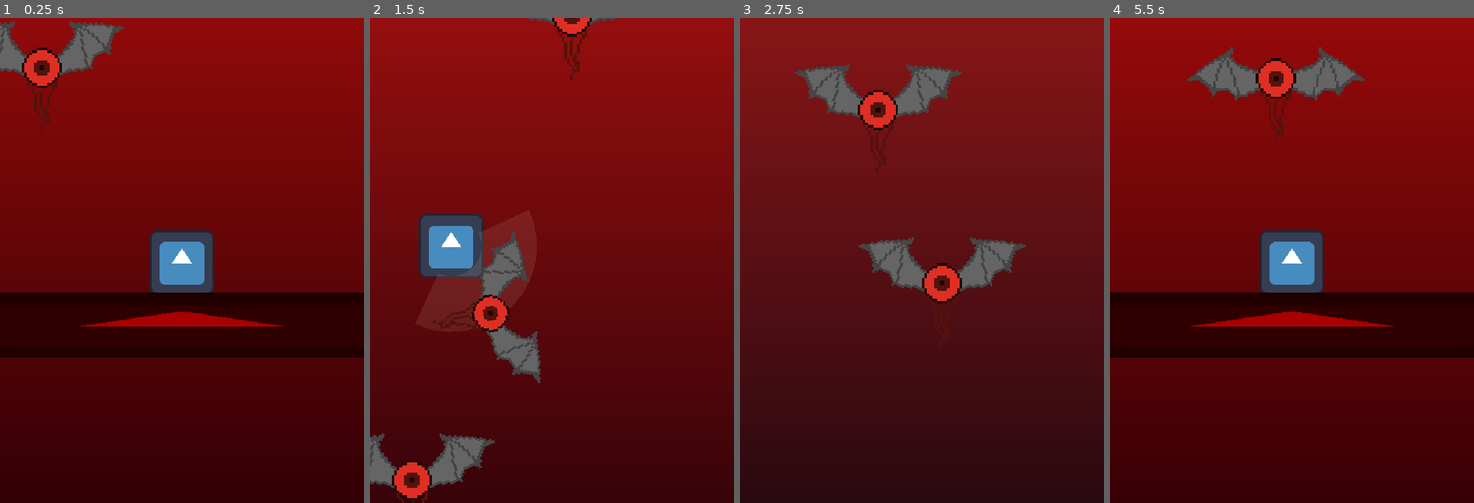
Above: before the commit, frames 1-4 (left to right).
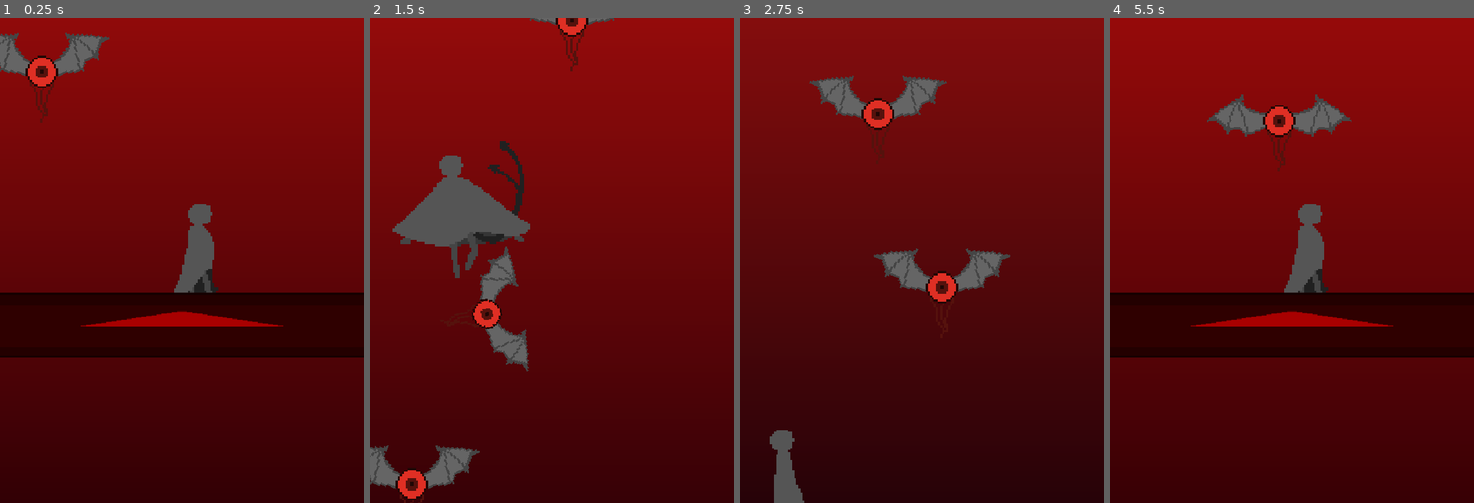
Above: after the commit, the same moments.

Repository: Lucas-Coutinho-Cunha/Gamejam-6hrs
Game: Godot game, scene res://scenes/map.tscn
Same seed, same stepped clock (60 frames per second), same inputs: the game is played once before the commit and once after it. The engine's default icon, where the game draws it, is replaced by a stand-in: a white triangle on a blue panel in a dark square.
Inputs (mouse positions are in pixels of both pictures, inside the frame that each line leads up to):
- Up to frame 1 (0.25 s): no input
- Up to frame 2 (1.5 s): move the mouse to (632, 236) at 0.52 s; hold D (right) from 0.53 s (still down); tap Space (attack) at 0.6, 1.35 s; move the mouse to (479, 284) at 1.27 s
- Up to frame 3 (2.75 s): move the mouse to (958, 153) at 2.02 s; release D (right) at 2.03 s; hold A (left) from 2.03 s (still down); tap W (bounce) at 2.1 s; tap Space (attack) at 2.3 s
- Up to frame 4 (5.5 s): move the mouse to (1273, 357) at 2.77 s; release A (left) at 2.78 s; hold D (right) 2.78-4.28 s; click (1273, 357) at 2.85 s; tap Space (attack) at 3.05, 3.6, 4.35, 5.3 s; move the mouse to (1401, 333) at 3.52 s; move the mouse to (1182, 187) at 4.27 s; hold A (left) 4.28-5.03 s; move the mouse to (1310, 260) at 5.02 s; hold D (right) from 5.03 s (still down); tap W (bounce) at 5.1 s

The runs differ from the first frame. In frame 1, 4.0% of the frame differs, in the area x 0-60%, y 0-57%; in frame 2, 10%, in the area x 0-70%, y 0-100%; in frame 3, 4.5%; in frame 4, 7.2%.

Commit message:
player anims

Diff:
--- a/scenes/enemy.tscn
+++ b/scenes/enemy.tscn
@@ -30,30 +30,31 @@
 [node name="Node2D" type="Node2D" parent="." unique_id=723936630]
 
 [node name="WingL" type="Sprite2D" parent="Node2D" unique_id=47695021]
-position = Vector2(-15.999994, -55.999992)
-scale = Vector2(5, 5)
+position = Vector2(-16, -47.999992)
+scale = Vector2(4, 4)
 texture = ExtResource("3_nenq2")
 offset = Vector2(-16, 0)
 
 [node name="WingR" type="Sprite2D" parent="Node2D" unique_id=616823498]
-position = Vector2(15.999985, -55.999992)
-scale = Vector2(5, 5)
+position = Vector2(15.999985, -47.999992)
+scale = Vector2(4, 4)
 texture = ExtResource("4_md484")
 offset = Vector2(16, 0)
 
 [node name="Body" type="Sprite2D" parent="Node2D" unique_id=1044585622]
 material = SubResource("ShaderMaterial_44saq")
-scale = Vector2(5, 5)
+scale = Vector2(4, 4)
 texture = ExtResource("3_5uy6h")
 
 [node name="Helmet" type="Sprite2D" parent="Node2D" unique_id=960834055]
-position = Vector2(0, -39.999992)
-scale = Vector2(5, 5)
+position = Vector2(0, -31.999992)
+scale = Vector2(4, 4)
 texture = ExtResource("6_ipns3")
 
 [node name="Spikes" type="Sprite2D" parent="Node2D" unique_id=1507997599]
-position = Vector2(0, -87.99999)
-scale = Vector2(5, 5)
+position = Vector2(0, -71.99999)
+scale = Vector2(4, 4)
 texture = ExtResource("7_8qclf")
 
 [node name="Claws" type="Sprite2D" parent="Node2D" unique_id=1116888346]
+scale = Vector2(4, 4)
--- a/scenes/map.tscn
+++ b/scenes/map.tscn
@@ -29,7 +29,6 @@
 max_fall_distance = 800.0
 lose_font = ExtResource("2_jh32y")
 background = NodePath("CanvasLayer/ColorRect")
-map_height = 10000.0
 enemy_spacing = 450.0
 spawn_min_x = -296.0
 spawn_max_x = 296.0
--- a/scenes/player.tscn
+++ b/scenes/player.tscn
@@ -1,14 +1,64 @@
 [gd_scene format=3 uid="uid://be8qbmt0fe144"]
 
 [ext_resource type="Script" uid="uid://dymxf0txidqa8" path="res://scripts/player.gd" id="1_3vyb7"]
-[ext_resource type="Texture2D" uid="uid://4q335xxs2p" path="res://icon.svg" id="2_g2els"]
+[ext_resource type="Texture2D" uid="uid://dnj8je5v621kw" path="res://sprites/player4.png" id="2_3v2ag"]
+[ext_resource type="Texture2D" uid="uid://fyuwb22rx717" path="res://sprites/player5.png" id="3_jej6c"]
 [ext_resource type="AudioStream" uid="uid://dx2vgduklmjbu" path="res://audio/attack.wav" id="3_tuyoq"]
+[ext_resource type="Texture2D" uid="uid://c3861apxpt1af" path="res://sprites/player6.png" id="4_f1ej7"]
+[ext_resource type="Texture2D" uid="uid://hg8gw2jc82q7" path="res://sprites/player7.png" id="5_oprun"]
 [ext_resource type="AudioStream" uid="uid://dhee5q7xr2ofd" path="res://audio/jump.wav" id="5_smehm"]
+[ext_resource type="Texture2D" uid="uid://daf8ktglw1jnv" path="res://sprites/player3.png" id="6_a8ls1"]
 [ext_resource type="AudioStream" uid="uid://cqodr7ubb13mu" path="res://audio/Ride of the Valkyries.mp3" id="6_tuyoq"]
 [ext_resource type="AudioStream" uid="uid://b22njy5vvcubf" path="res://audio/kill.wav" id="6_ur7pv"]
+[ext_resource type="Texture2D" uid="uid://0con5ma7f3j0" path="res://sprites/player1.png" id="7_qfm1y"]
+[ext_resource type="Texture2D" uid="uid://ddxuct63ybiav" path="res://sprites/player2.png" id="8_fulsm"]
 
 [sub_resource type="RectangleShape2D" id="RectangleShape2D_g2els"]
 size = Vector2(128, 128)
+
+[sub_resource type="SpriteFrames" id="SpriteFrames_44saq"]
+animations = [{
+"frames": [{
+"duration": 1.0,
+"texture": ExtResource("2_3v2ag")
+}, {
+"duration": 1.0,
+"texture": ExtResource("3_jej6c")
+}, {
+"duration": 1.0,
+"texture": ExtResource("4_f1ej7")
+}, {
+"duration": 1.0,
+"texture": ExtResource("5_oprun")
+}],
+"loop": 0,
+"name": &"attack",
+"speed": 15.0
+}, {
+"frames": [{
+"duration": 1.0,
+"texture": ExtResource("6_a8ls1")
+}],
+"loop": 0,
+"name": &"falling",
+"speed": 5.0
+}, {
+"frames": [{
+"duration": 1.0,
+"texture": ExtResource("7_qfm1y")
+}],
+"loop": 0,
+"name": &"idle",
+"speed": 5.0
+}, {
+"frames": [{
+"duration": 1.0,
+"texture": ExtResource("8_fulsm")
+}],
+"loop": 0,
+"name": &"rising",
+"speed": 5.0
+}]
 
 [sub_resource type="CircleShape2D" id="CircleShape2D_nakos"]
 radius = 96.0
@@ -20,8 +70,13 @@
 [node name="Collision" type="CollisionShape2D" parent="." unique_id=893380359]
 shape = SubResource("RectangleShape2D_g2els")
 
-[node name="Sprite2D" type="Sprite2D" parent="." unique_id=866408501]
-texture = ExtResource("2_g2els")
+[node name="Anim" type="AnimatedSprite2D" parent="." unique_id=1718457993]
+scale = Vector2(4, 4)
+sprite_frames = SubResource("SpriteFrames_44saq")
+animation = &"attack"
+autoplay = "idle"
+frame = 3
+frame_progress = 1.0
 
 [node name="Attack" type="AudioStreamPlayer" parent="." unique_id=323603500]
 stream = ExtResource("3_tuyoq")
@@ -45,6 +100,7 @@
 position = Vector2(0, 64)
 shape = SubResource("CircleShape2D_nakos")
 
-[node name="Swipe" type="Polygon2D" parent="AttackBox"]
+[node name="Swipe" type="Polygon2D" parent="AttackBox" unique_id=1091823267]
+visible = false
 color = Color(1, 0.95, 0.8, 0.85)
-polygon = PackedVector2Array(159.7, 58.1, 144.7, 89.2, 123.7, 116.7, 97.5, 139.3, 67.3, 156.1, 34.4, 166.5, 0.0, 170.0, -34.4, 166.5, -67.3, 156.1, -97.5, 139.3, -123.7, 116.7, -144.7, 89.2, -159.7, 58.1, -56.4, 20.5, -51.1, 31.5, -43.6, 41.2, -34.4, 49.1, -23.8, 55.1, -12.1, 58.8, 0.0, 60.0, 12.1, 58.8, 23.8, 55.1, 34.4, 49.1, 43.6, 41.2, 51.1, 31.5, 56.4, 20.5)
+polygon = PackedVector2Array(159.7, 58.1, 144.7, 89.2, 123.7, 116.7, 97.5, 139.3, 67.3, 156.1, 34.4, 166.5, 0, 170, -34.4, 166.5, -67.3, 156.1, -97.5, 139.3, -123.7, 116.7, -144.7, 89.2, -159.7, 58.1, -56.4, 20.5, -51.1, 31.5, -43.6, 41.2, -34.4, 49.1, -23.8, 55.1, -12.1, 58.8, 0, 60, 12.1, 58.8, 23.8, 55.1, 34.4, 49.1, 43.6, 41.2, 51.1, 31.5, 56.4, 20.5)
--- a/scripts/player.gd
+++ b/scripts/player.gd
@@ -54,7 +54,8 @@
 @export_range(0.0, 1.0) var dash_end_momentum: float = 0.35
 @export var kills_per_dash: int = 3
 
-@onready var sprite: Sprite2D = $Sprite2D
+@onready var anim: AnimatedSprite2D = $Anim
+
 @onready var attack_box: Area2D = $AttackBox
 @onready var swipe: Polygon2D = $AttackBox/Swipe
 @onready var attack: AudioStreamPlayer = $Attack
@@ -74,18 +75,25 @@
 var attack_time_left: float = 0.0
 var attack_landed: bool = false
 var bounce_lock_left: float = 0.0
-var ghost: Sprite2D
+var ghost: AnimatedSprite2D
 var swipe_tween: Tween
 
 
 func _ready() -> void:
-	ghost = sprite.duplicate() as Sprite2D
+	print(anim)
+	ghost = anim.duplicate() as AnimatedSprite2D
 	add_child(ghost)
 	swipe.modulate.a = 0.0
 
 
 func _physics_process(delta: float) -> void:
-	print(global_position.y)
+
+	if launched:
+		if velocity.y > 0:
+			anim.play("rising")
+		else:
+			anim.play("falling")
+
 	attack_cooldown_left = maxf(attack_cooldown_left - delta, 0.0)
 	bounce_lock_left = maxf(bounce_lock_left - delta, 0.0)
 	var input_x: float = Input.get_axis("left", "right")
@@ -121,6 +129,7 @@
 		velocity.y = -jump_velocity
 		launched = true
 		valkyries.play()
+
 		jump.play()
 
 	velocity.y += (ascent_gravity if velocity.y < 0.0 else descent_gravity) * delta
@@ -144,9 +153,9 @@
 		global_position.x -= width
 
 	var near_left: bool = global_position.x < left + width / 2.0
-	ghost.position = sprite.position + Vector2(width if near_left else -width, 0.0)
-	ghost.flip_h = sprite.flip_h
-	ghost.frame = sprite.frame
+	ghost.position = anim.position + Vector2(width if near_left else -width, 0.0)
+	ghost.flip_h = anim.flip_h
+	ghost.frame = anim.frame
 
 
 func _start_attack(input_x: float) -> void:
@@ -158,6 +167,8 @@
 	attack_dir = Vector2(signf(input_x), 1.0).normalized()
 	attack_box.rotation = attack_dir.angle() - PI / 2.0
 	attack.play()
+	anim.play("attack")
+	await anim.animation_finished
 	_play_swipe()
 
 
Binary file changed: sprites/player1.png
Not shown, added: sprites/player1.png.import
Not shown, added: sprites/player2.png.import
Not shown, added: sprites/player3.png.import
Not shown, added: sprites/player4.png.import
Not shown, added: sprites/player5.png.import
Not shown, added: sprites/player6.png.import
Not shown, added: sprites/player7.png.import
Not shown, added: sprites/player8.png.import
